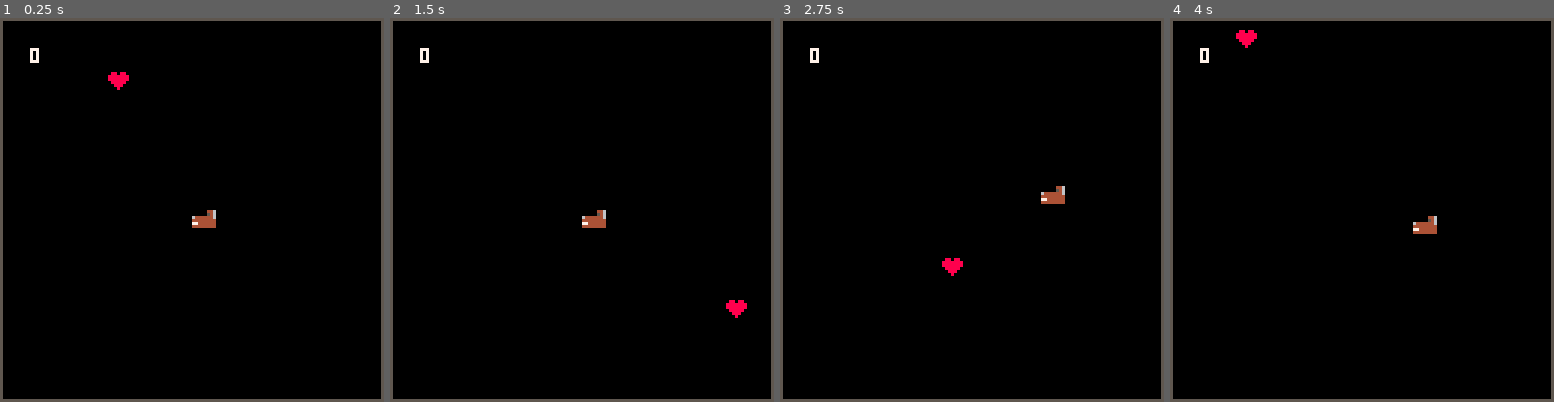
Above: before the commit, frames 1-4 (left to right).
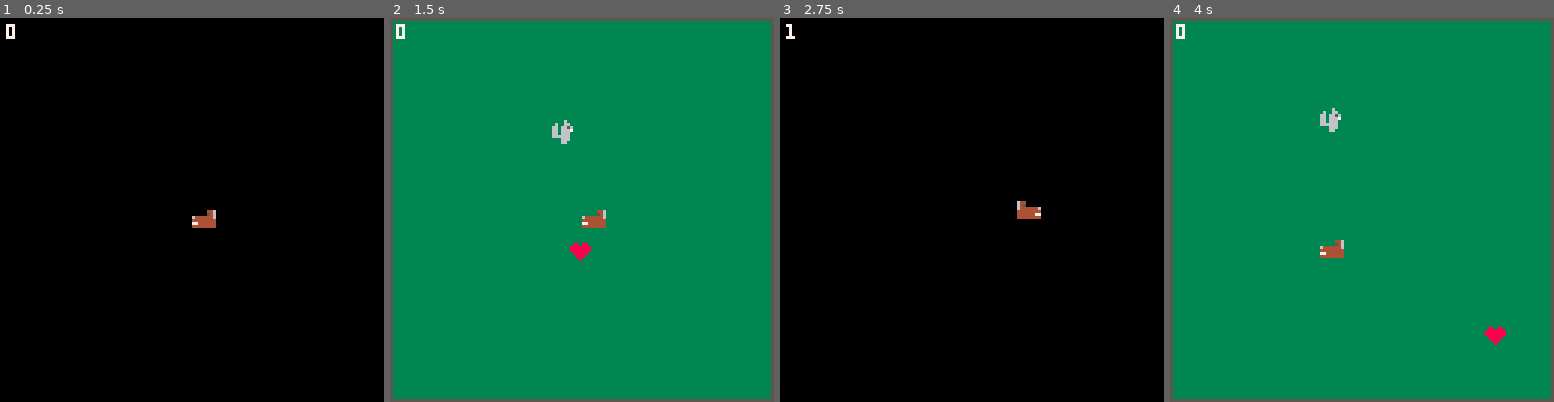
Above: after the commit, the same moments.

Repository: thaggie/pico-8-games
Game: PICO-8 cartridge maze.p8
Same seed, same stepped clock (60 frames per second), same inputs: the game is played once before the commit and once after it.
Inputs:
- Up to frame 1 (0.25 s): no input
- Up to frame 2 (1.5 s): tap X (X key) at 0.33, 1.07 s
- Up to frame 3 (2.75 s): hold Right 1.6-2.1 s; tap X (X key) at 1.85 s; hold Up 2.15-2.42 s; hold Right from 2.47 s (still down)
- Up to frame 4 (4 s): tap X (X key) at 2.97 s; release Right at 3.03 s; hold Left 3.08-3.58 s; hold Down 3.63-3.97 s

The runs differ from the first frame. In frame 1, 3.4% of the frame differs, in the area x 0-100%, y 0-100%; in frame 2, 97%; in frame 3, 3.9%; in frame 4, 97%.

Commit message:
Added the dreaded squirrel

Diff:
--- a/maze.p8
+++ b/maze.p8
@@ -3,44 +3,92 @@
 __lua__
 local dog
 
-function _init()
-  score =0
-  dog = {
+function create_dog()
+  return {
     x = 64,
     y = 64,
-    width=8,
-    height=8
+    width = 8,
+    height = 8,
+    s = 1
   }
-  heart = {
+end
+
+function create_heart()
+  width = 8
+  height = 8
+  local x = rnd() * (128 - width)
+  local y = rnd() * (128 - height)
+  local dx = (rnd() > 0.5) and -2 or 2
+  local dy = (rnd() > 0.5) and -2 or 2
+  return {
+    width = width,
+    height = height,
+    x = x,
+    y = y,
+    dx = dx,
+    dy = dy
+  }
+end
+
+function create_squirrel ()
+  return {
     x=20,
     y=0,
-    dx=2,
-    dy=2,
+    dx=1,
+    dy=1,
     width=7,
     height=6
   }
 end
 
+function game_init()
+  score = 0
+  dog = create_dog()
+  heart = create_heart()
+  squirrel = create_squirrel()
+  mode = 1
+end
+
 
 function detect_collision(h, d)
-
-  if (h.x + h.width > d.x and h.x < d.x + d.width and h.y + h.height > d.y and h.y < d.y + d.height) then
-    score += 1
-    heart.x = rnd() * (128 - heart.width)
-    heart.y = rnd() * (128 - heart.height)
-    heart.dx = (rnd() > 0.5) and -2 or 2
-    heart.dy = (rnd() > 0.5) and -2 or 2
-    sfx(0)
-  end
+  return (h.x + h.width > d.x and h.x < d.x + d.width and h.y + h.height > d.y and h.y < d.y + d.height)
 end
 
-function _update()
+function score_point()
+    score += 1
+    heart = create_heart()
+    sfx(0)
+end
+
+function update_speeder(speeder)
+  if (speeder.x + speeder.dx < 0 or speeder.x + speeder.dx > 128-speeder.width) then
+    speeder.dx *= -1
+    sfx(1)
+  end
+
+  if (speeder.y + speeder.dy < 0 or speeder.y + speeder.dy > 128-speeder.height) then
+    speeder.dy *= -1
+    sfx(1)
+  end
+
+   speeder.x += speeder.dx
+   speeder.y += speeder.dy
+end
+
+function die()
+    mode = 0
+    sfx(2)
+end
+
+function game_update()
   if (btn(0)) then
      dog.x = dog.x - 1
+     dog.s = 1
   end
 
   if (btn(1)) then
      dog.x = dog.x + 1
+     dog.s = 0
   end
 
   if (btn(2)) then
@@ -51,39 +99,70 @@
      dog.y = dog.y + 1
   end
 
-  if (heart.x + heart.dx < 0 or heart.x + heart.dx > 128-heart.width) then
-    heart.dx *= -1
-    sfx(1)
+  update_speeder(heart)
+  update_speeder(squirrel)
+
+  if detect_collision(heart, dog) then
+    score_point()
   end
 
-  if (heart.y + heart.dy < 0 or heart.y + heart.dy > 128-heart.height) then
-    heart.dy *= -1
-    sfx(1)
+  if detect_collision(squirrel, dog) then
+    die()
+  end
+end
+
+
+
+function game_draw()
+  cls(3)
+  rect(0,0,127,127,5)
+  spr(2, heart.x, heart.y)
+
+  if (squirrel.dx == -1) then
+    spr(3, squirrel.x, squirrel.y)
+  else
+    spr(4, squirrel.x, squirrel.y)
   end
 
-   heart.x += heart.dx
-   heart.y += heart.dy
+  spr(dog.s,dog.x,dog.y)
+  print(score, 2,2, 7)
+end
 
-   detect_collision(heart, dog);
+function _init()
+  game_init()
+  mode = 0
+end
+
+function _update()
+  if mode == 0 then
+    if btnp(5) then
+      game_init()
+    end
+  else
+    game_update()
+  end
 end
 
 function _draw()
-  cls()
-  rect(0,0,127,127,5)
-  spr(1,dog.x,dog.y)
-  spr(2, heart.x, heart.y)
-  print(score, 10,10, 7)
+  if mode == 0 then
+    cls()
+    spr(dog.s,dog.x,dog.y)
+    print(score, 2,2, 7)
+
+  else
+    game_draw()
+  end
 end
 
 __gfx__
-00000000000004460000000000000000000000000000000000000000000000000000000000000000000000000000000000000000000000000000000000000000
-00000000000005460000000000000000000000000000000000000000000000000000000000000000000000000000000000000000000000000000000000000000
-00700700644444460880880000000000000000000000000000000000000000000000000000000000000000000000000000000000000000000000000000000000
-00077000444444448888888000000000000000000000000000000000000000000000000000000000000000000000000000000000000000000000000000000000
-00077000774444448888888000000000000000000000000000000000000000000000000000000000000000000000000000000000000000000000000000000000
-00700700444444440888880000000000000000000000000000000000000000000000000000000000000000000000000000000000000000000000000000000000
-00000000000000000088800000000000000000000000000000000000000000000000000000000000000000000000000000000000000000000000000000000000
-00000000000000000008000000000000000000000000000000000000000000000000000000000000000000000000000000000000000000000000000000000000
+64400000000004460000000000600000000060000000000000000000000000000000000000000000000000000000000000000000000000000000000000000000
+64500000000005460000000006600600060066000000000000000000000000000000000000000000000000000000000000000000000000000000000000000000
+64444446644444460880880065660660660665600000000000000000000000000000000000000000000000000000000000000000000000000000000000000000
+44444444444444448888888076660660660666700000000000000000000000000000000000000000000000000000000000000000000000000000000000000000
+44444477774444448888888000660660660666000000000000000000000000000000000000000000000000000000000000000000000000000000000000000000
+44444444444444440888880000666660666666000000000000000000000000000000000000000000000000000000000000000000000000000000000000000000
+00000000000000000088800000666000000666000000000000000000000000000000000000000000000000000000000000000000000000000000000000000000
+00000000000000000008000000066000000660000000000000000000000000000000000000000000000000000000000000000000000000000000000000000000
 
 
 
Not shown, changed: the sound effects (__sfx__) section of maze.p8
